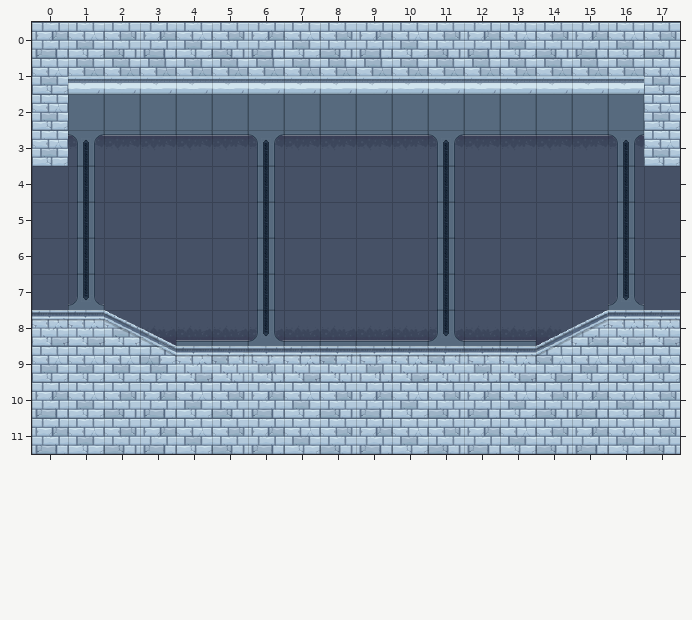
Tiled map, stored at android/assets/Maps/Map0.tmx. The first picture shows the starting point.
Cells are 64x64 px. Shown: x 0..17, y 0..11.
After:
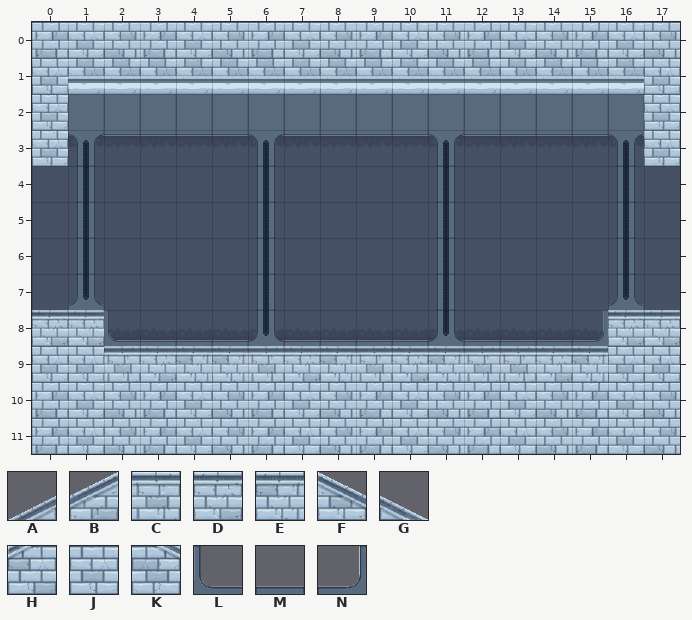
Key: from "tiles": A 0, B 1, C 2, D 3, E 4, F 5, G 6, H 15, J 18, K 21, L 98, M 100, N 101.
_ is an empty cell.
Diff:
Layer "background":
Tile D gives way to one hidden under a higher layer in row 9 at x 4.
Layer "2":
Tile C replaces tile J in row 9 at x 2.
Tile C is added in row 9 at x 13.
Tile D replaces tile H in row 9 at x 14.
Tile D replaces tile K in row 9 at x 3.
Tile E replaces tile J in row 9 at x 15.
Tile E is added in row 9 at x 4.
Tile L replaces tile F in row 8 at x 2.
Tile M replaces tile A in row 8 at x 14.
Tile M replaces tile G in row 8 at x 3.
Tile N replaces tile B in row 8 at x 15.
Where, in picture pixels (left, top, right, bottom), the same in both pictures:
changed: (104, 310, 212, 382)
changed: (500, 310, 608, 382)
